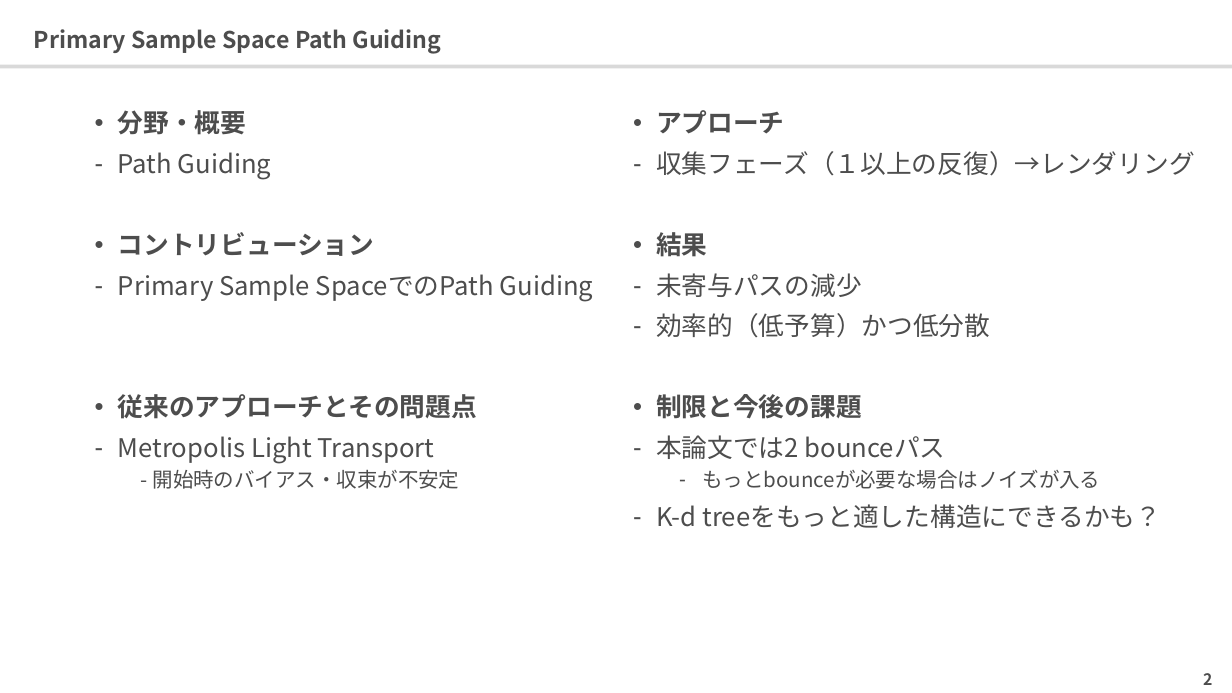
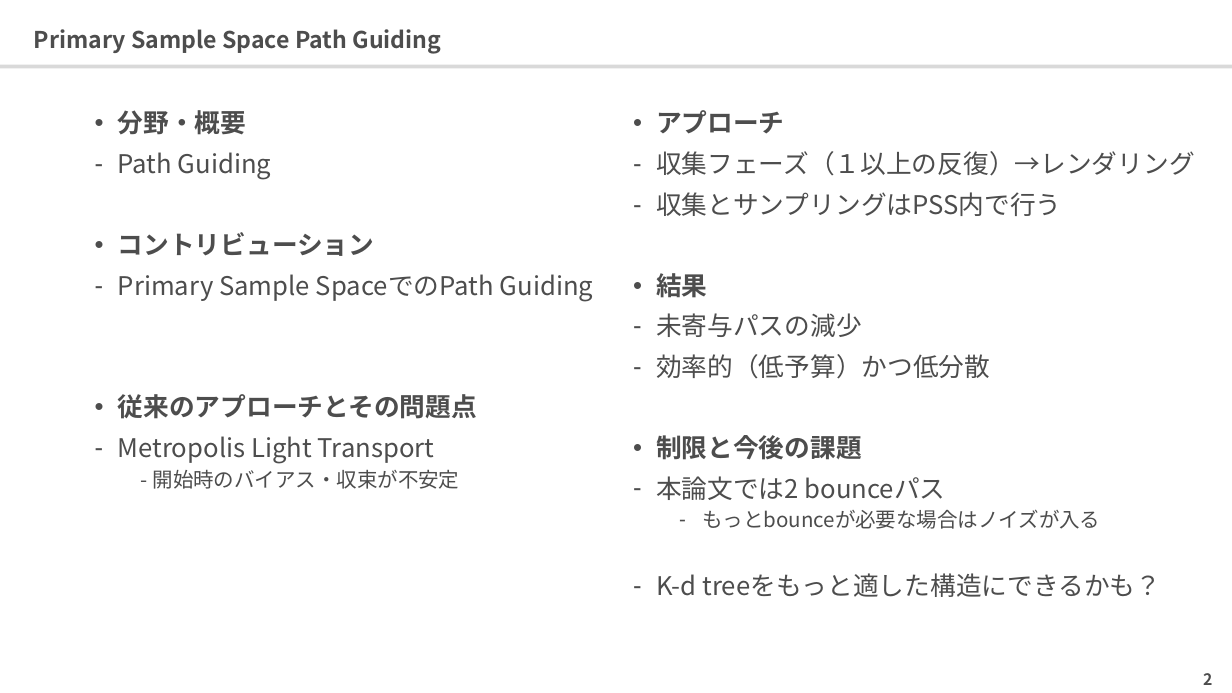
Before and after one commit to 0V/survey-paper-rendering, a slide deck: slide 3 of ppts/photonmapping/Primary Sample Space Path Guiding.pptx. Drawn at 1232x693 pixels with LibreOffice and Linux fonts; fonts in the diff are those of the drawing. Boxes give left, top, right and bottom in pixels: in the first picture for what was removed or moved away, otherwise in the second. Text is boxed around its words. In the diff, an @@ line names an element or a change of style, - is before the commit and + after.

```diff
--- a/ppts/photonmapping/Primary Sample Space Path Guiding.pptx
+++ b/ppts/photonmapping/Primary Sample Space Path Guiding.pptx
@@ text at bbox=[656, 192, 1061, 216]: paragraph added @@
+– 収集とサンプリングはPSS内で行う
```
Also in this commit, not shown: 1 other slide changed, 2 other files.
